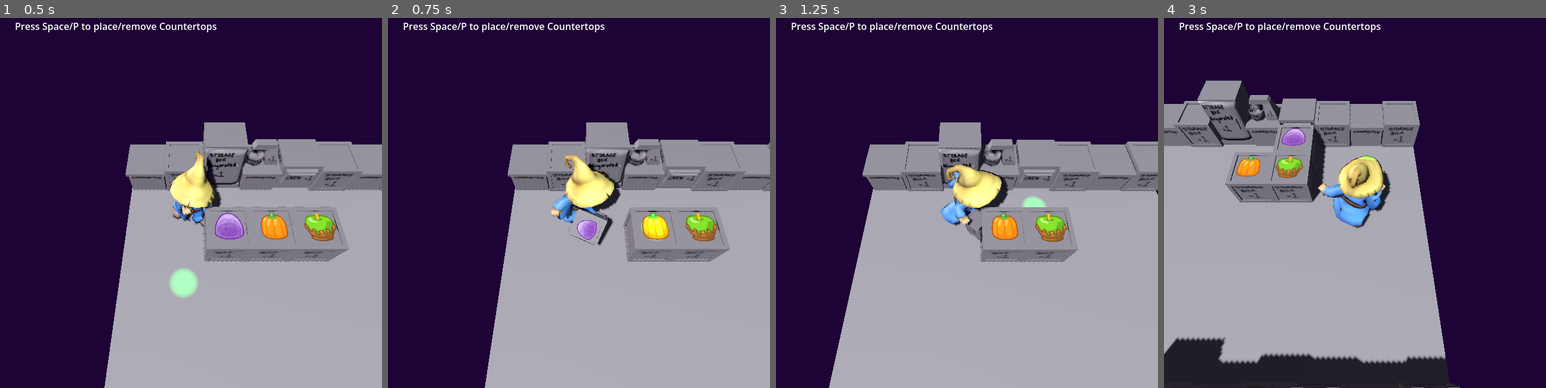
Above: before the commit, frames 1-4 (left to right).
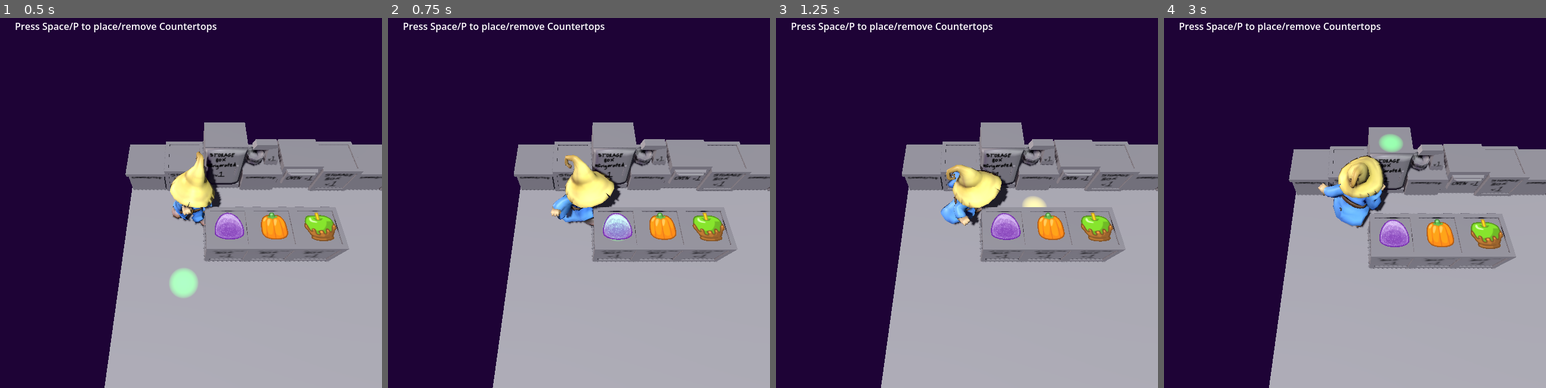
Above: after the commit, the same moments.

Repository: AdmiralPotato/halloween_game_2026
Game: Godot game, scene res://map/TilemapTest.tscn
The game is run twice, just before and just after one commit, with the same random seed, the same clock (stepped at 60 frames per second) and the same inputs.
Inputs (mouse positions are in pixels of both pictures, inside the frame that each line leads up to):
- Up to frame 1 (0.5 s): no input
- Up to frame 2 (0.75 s): tap Space at 0.5 s; move the mouse to (663, 177) at 0.52 s; hold Right (move_right) from 0.53 s (still down); tap P (pickup) at 0.6 s
- Up to frame 3 (1.25 s): keep holding Right (move_right); tap C (toggle_rearrange, bound only after the commit) at 0.8 s
- Up to frame 4 (3 s): tap Space at 1.25, 2, 2.75 s; move the mouse to (1278, 217) at 1.27 s; release Right (move_right) at 1.28 s; hold Down (move_down) 1.28-2.03 s; tap C (toggle_rearrange, bound only after the commit) at 1.35, 2.3, 2.85 s; tap P (pickup) at 1.55, 2.1 s; move the mouse to (1393, 114) at 2.02 s; hold Right (move_right) 2.03-2.78 s; move the mouse to (1335, 273) at 2.77 s; hold Up (move_up) from 2.78 s (still down)

Frame 1 is identical in both runs. In frame 2, 5.5% of the frame differs, in the area x 25-100%, y 28-100%; in frame 3, 14%; in frame 4, 56%, in the area x 0-100%, y 16-100%.

Commit message:
Support for toggling rearrange mode on and off
(and fix an error in Tilemap's handling of items)
((and secretly remove the debug panel demo stuff))

Diff:
--- a/map/test_player.gd
+++ b/map/test_player.gd
@@ -12,7 +12,7 @@
 @export var turn_speed := TAU
 
 var held_object: BaseMapNode
-var in_rearrange_mode := true
+var in_rearrange_mode := false
 
 @onready var carry_node = $RightHand/Carry
 @onready var right_hand_node = $RightHand
@@ -21,6 +21,8 @@
 @onready var hand_bone = skeleton.find_bone("hand_R")
 
 func _physics_process(delta):
+	if Input.is_action_just_pressed("toggle_rearrange"):
+		in_rearrange_mode = !in_rearrange_mode
 	right_hand_node.transform = skeleton.get_bone_global_pose(hand_bone)
 	var input_vec := Vector2(
 		Input.get_axis("move_left", "move_right"),
--- a/map/tilemap.gd
+++ b/map/tilemap.gd
@@ -115,8 +115,8 @@
 	tile.item = new_node
 	remove_child(old_node)
 	add_child(tile.item)
-	new_node.position = Vector3(xy.x+0.5, 0.0, xy.y+0.5)
-	if tile.item:
+	if new_node:
+		new_node.position = Vector3(xy.x+0.5, 0.0, xy.y+0.5)
 		if tile.furni && tile.furni.has_property("item_height"):
 			new_node.position.y = tile.furni.item_height
 	return old_node
--- a/map/tilemap_test.gd
+++ b/map/tilemap_test.gd
@@ -24,9 +24,6 @@
 		if is_node_ready():
 			update_floor()
 
-var time: float = 0
-
-
 func _ready():
 	update_floor()
 	if Engine.is_editor_hint():
@@ -46,12 +43,6 @@
 	ingredientSource = FURNI_SOURCE.instantiate();
 	ingredientSource.ingredient_type = FurniSource.IngredientType.CARAMEL_APPLE
 	$Tilemap.swap_furni(Vector2i(4,2), ingredientSource)
-
-	DebugPanel.monitor("Every 60 frames", self, "time", 60)
-	DebugPanel.monitor("Every 30 frames", self, "time", 30)
-	DebugPanel.monitor("Every 10 frames", self, "time", 10)
-	DebugPanel.monitor("Every frame", self, "time", 1)
-	DebugPanel.monitor("Every frame formatted: %.2f", self, "time", 1)
 
 func update_floor():
 	$Tilemap.clear()
@@ -77,4 +68,7 @@
 	var work_tile: Vector2i = $Tilemap.find_tile(birb_position, birb_facing, 1.4)
 	$PlayerInteractIndicator.position.x = work_tile.x + 0.5
 	$PlayerInteractIndicator.position.z = work_tile.y + 0.5
-	time += delta
+	if $TestPlayer.in_rearrange_mode:
+		$PlayerInteractIndicator.light_color = Color("ddcc31")
+	else:
+		$PlayerInteractIndicator.light_color = Color("1fff52")
--- a/project.godot
+++ b/project.godot
@@ -91,6 +91,15 @@
 "events": [Object(InputEventKey,"resource_local_to_scene":false,"resource_name":"","device":-1,"window_id":0,"alt_press …(191 unchanged characters)…
 ]
 }
+toggle_rearrange={
+"deadzone": 0.2,
+"events": [Object(InputEventKey,"resource_local_to_scene":false,"resource_name":"","device":-1,"window_id":0,"alt_pressed":false,"shift_pressed":false,"ctrl_pressed":false,"meta_pressed":false,"pressed":false,"keycode":0,"physical_keycode":67,"key_label":0,"unicode":99,"location":0,"echo":false,"script":null)
+, Object(InputEventKey,"resource_local_to_scene":false,"resource_name":"","device":-1,"window_id":0,"alt_pressed":false,"shift_pressed":false,"ctrl_pressed":false,"meta_pressed":false,"pressed":false,"keycode":0,"physical_keycode":82,"key_label":0,"unicode":114,"location":0,"echo":false,"script":null)
+, Object(InputEventKey,"resource_local_to_scene":false,"resource_name":"","device":-1,"window_id":0,"alt_pressed":false,"shift_pressed":false,"ctrl_pressed":false,"meta_pressed":false,"pressed":false,"keycode":0,"physical_keycode":59,"key_label":0,"unicode":59,"location":0,"echo":false,"script":null)
+, Object(InputEventKey,"resource_local_to_scene":false,"resource_name":"","device":-1,"window_id":0,"alt_pressed":false,"shift_pressed":false,"ctrl_pressed":false,"meta_pressed":false,"pressed":false,"keycode":0,"physical_keycode":4194306,"key_label":0,"unicode":0,"location":0,"echo":false,"script":null)
+, Object(InputEventJoypadButton,"resource_local_to_scene":false,"resource_name":"","device":-1,"button_index":3,"pressure":0.0,"pressed":true,"script":null)
+]
+}
 
 [physics]
 
